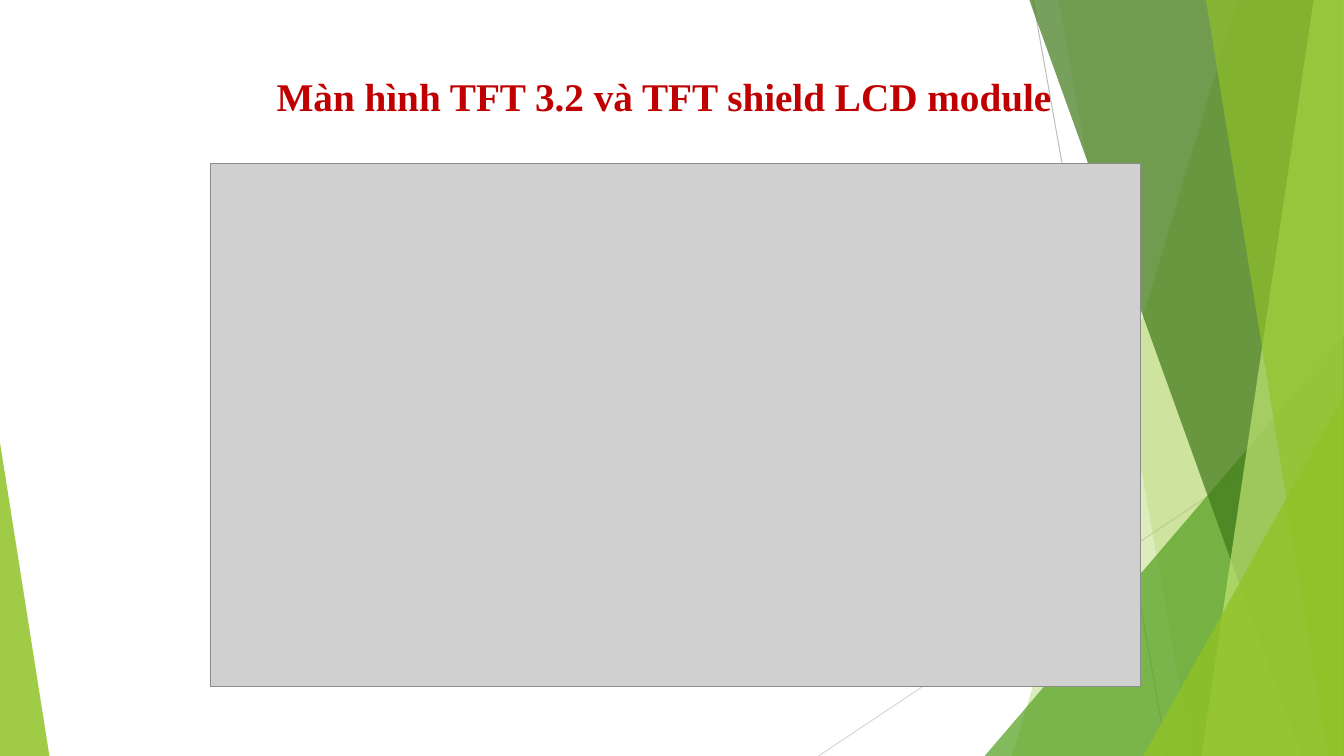
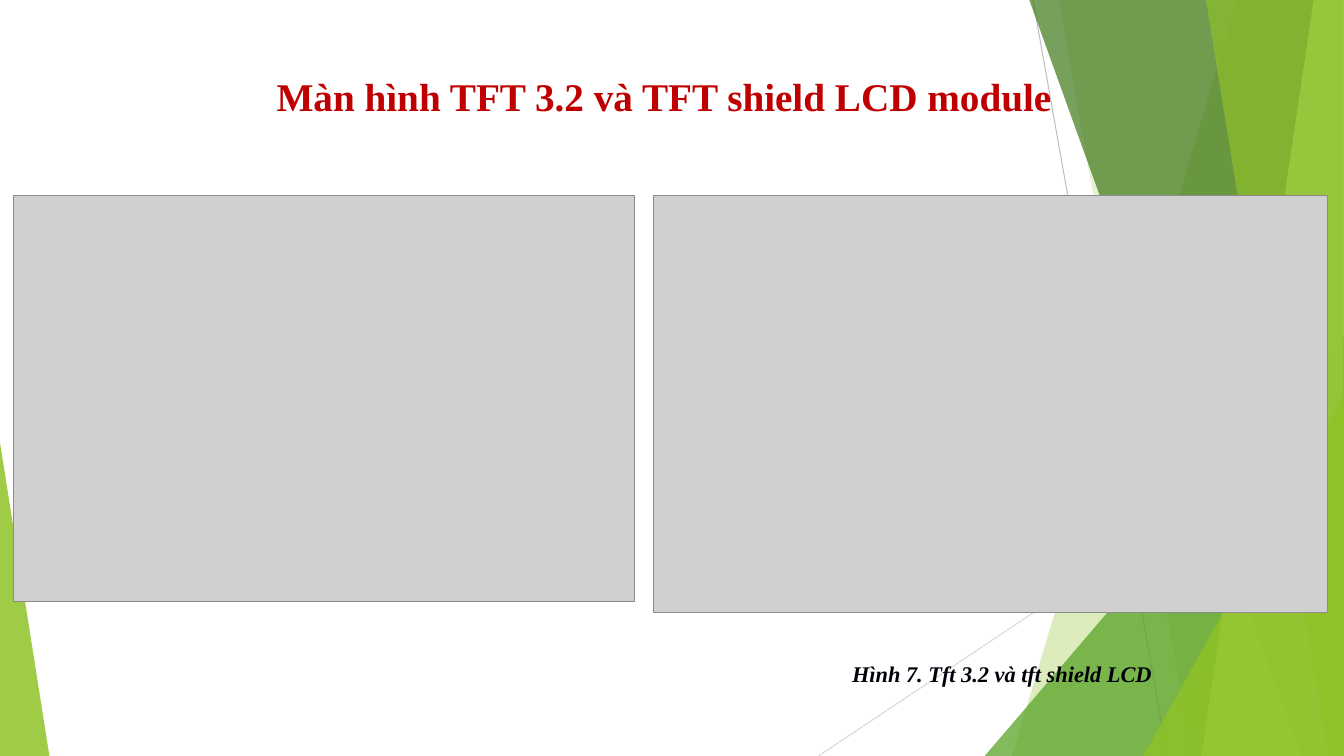
Before and after one commit to huynhlinh112/final, a slide deck: slide 6 of final.pptx (slide 10 before the commit). Drawn at 1344x756 pixels with LibreOffice and Linux fonts; fonts in the diff are those of the drawing; grey boxes stand for pictures. Boxes give left, top, right and bottom in pixels: in the first picture for what was removed or moved away, otherwise in the second. Text is boxed around its words. In the diff, an @@ line names an element or a change of style, - is before the commit and + after.

```diff
--- a/final.pptx
+++ b/final.pptx
@@ picture added at (13,196,634,602) @@
@@ picture: place and size @@
-picture at (211,164,1141,688)
+picture at (653,196,1328,612)
@@ text added at (852,665,1152,688), 16 pt, text #00000A, bold, italic @@
+Hình 7. Tft 3.2 và tft shield LCD
```
Also in this commit, not shown: 12 other slides changed, 4 slides added.
